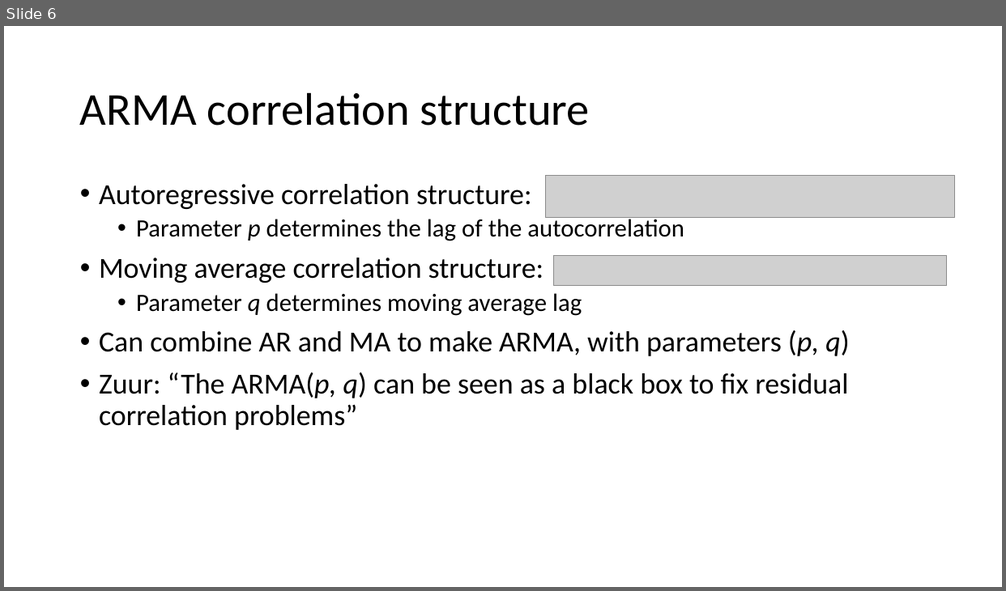
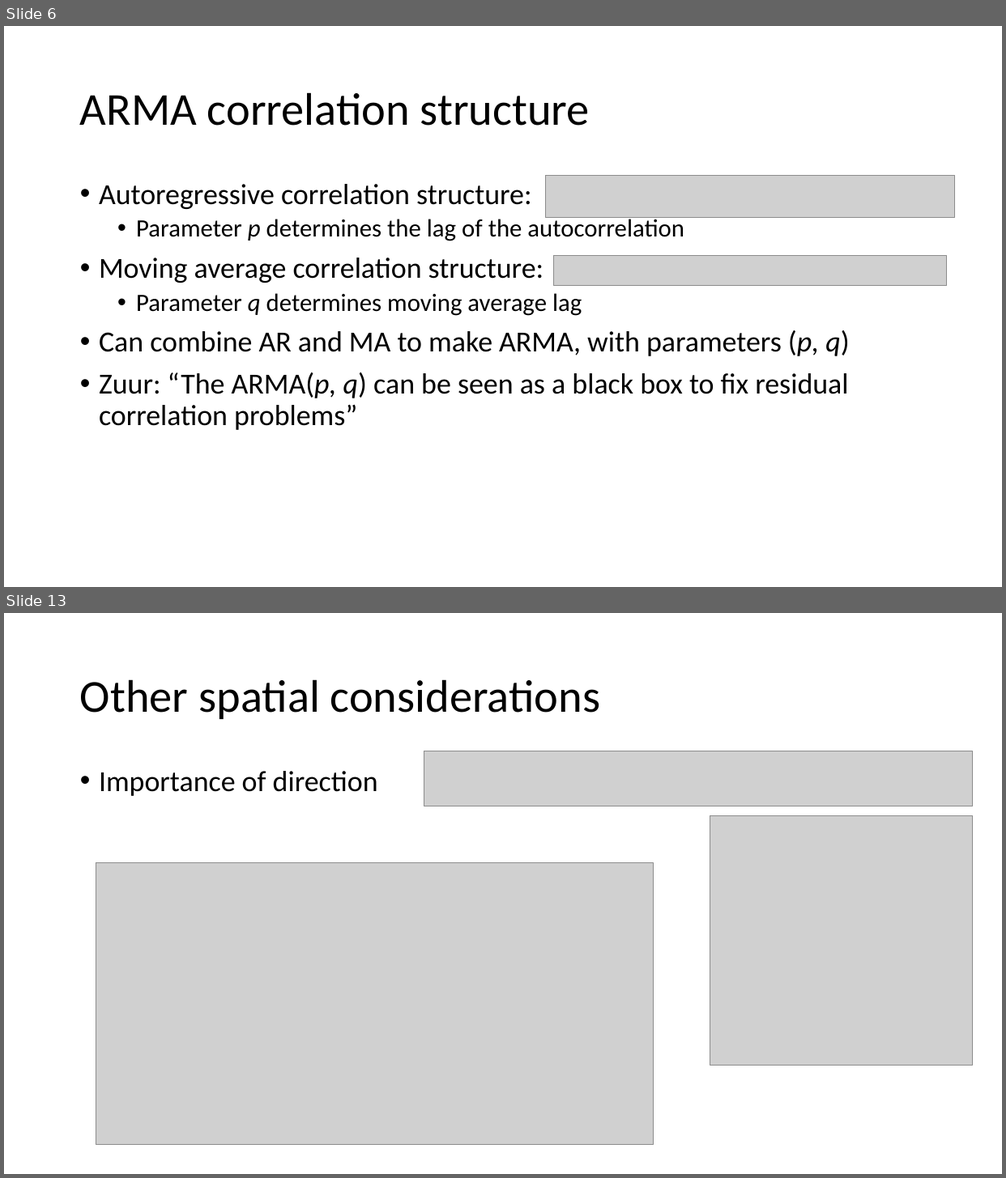
Before and after one commit to weverkaj/GLM-seminar, a slide deck: gls_presentation.pptx. Shown one above the other, each under a label of ours: slide 6 before the commit, slides 6 and 13 after it; the slides between them are not shown. The pictures are 1006x591 and 1006x1178 pixels, drawn with LibreOffice and Linux fonts; fonts in the diff are those of the drawing; grey boxes stand for pictures. Boxes give left, top, right and bottom in pixels: in the first picture for what was removed or moved away, otherwise in the second. Text is boxed around its words. In the diff, an @@ line names an element or a change of style, - is before the commit and + after.

```diff
--- a/gls_presentation.pptx
+++ b/gls_presentation.pptx
@@ slide 13 added at [4,613,1002,1174], background #FFFFFF @@
@@ title added at [80,679,601,719], 44 pt, text #000000 @@
+Other spatial considerations
@@ picture added at [424,752,974,806] @@
@@ text added at [99,771,378,796], 28 pt, text #000000 @@
+• Importance of direction
@@ picture added at [710,815,973,1066] @@
@@ picture added at [96,863,654,1144] @@
```
Also in this commit, not shown: 4 slides changed, 4 other slides added, 2 other files.
